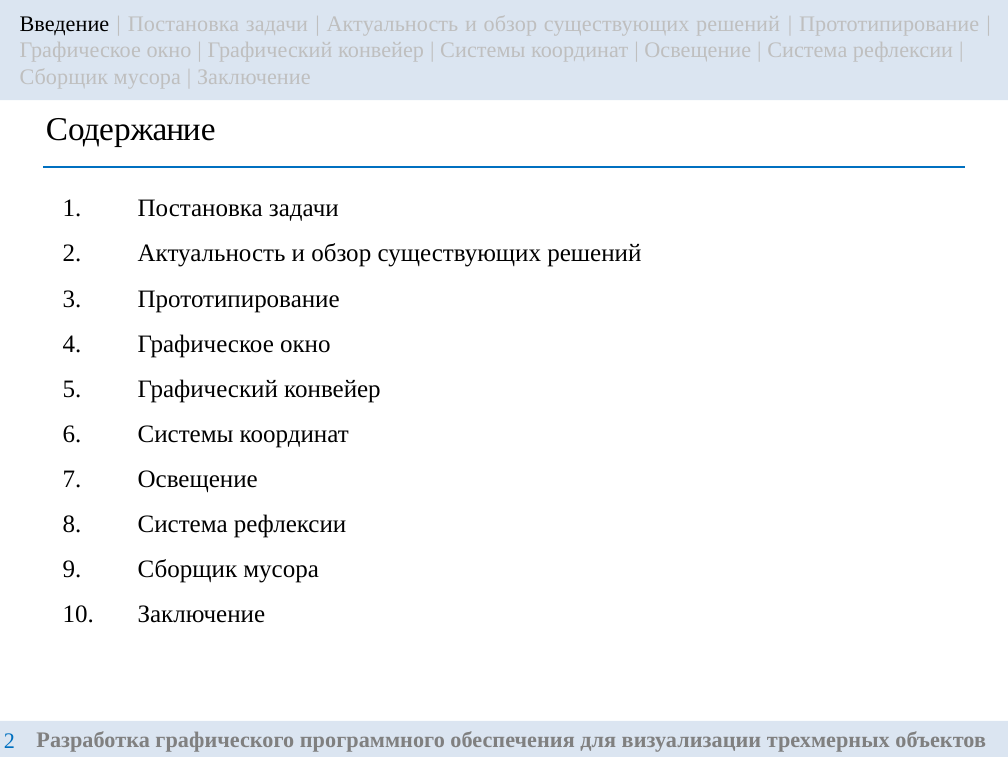
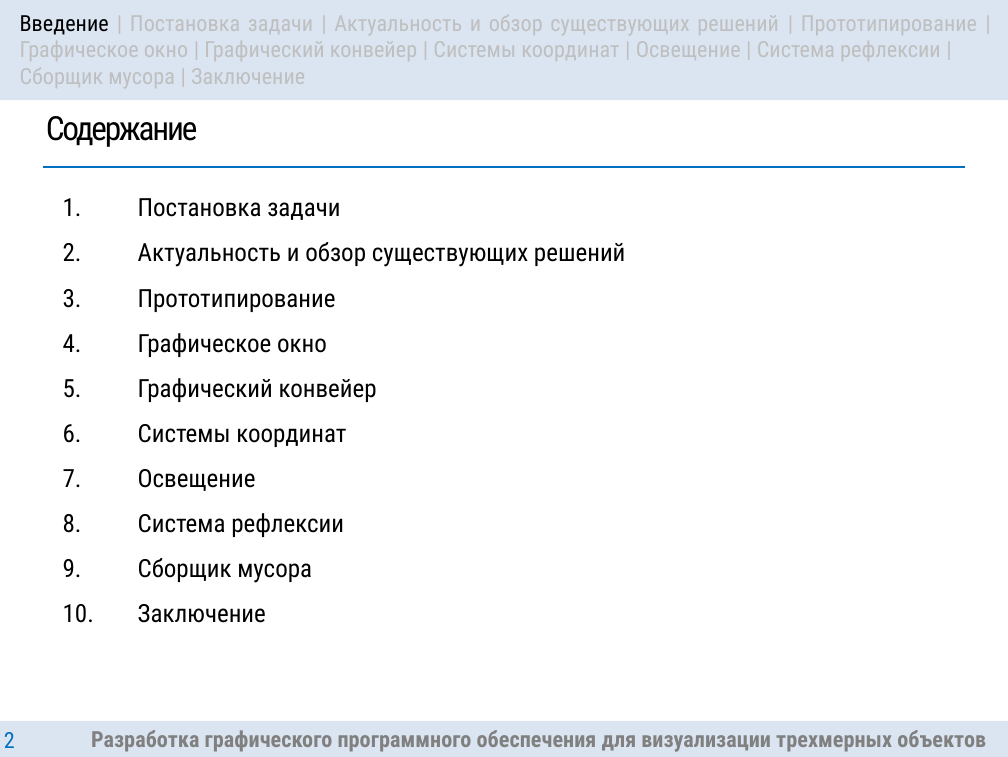
Before and after one commit to DanielDaVinci/Diploma, a slide deck: slide 2 of MIMAPS/presentation/Presentation.pptx. Drawn at 1008x757 pixels with LibreOffice and Linux fonts; fonts in the diff are those of the drawing. Boxes give left, top, right and bottom in pixels: in the first picture for what was removed or moved away, otherwise in the second. Text is boxed around its words. In the diff, an @@ line names an element or a change of style, - is before the commit and + after.

```diff
--- a/MIMAPS/presentation/Presentation.pptx
+++ b/MIMAPS/presentation/Presentation.pptx
@@ title "Содержание" at bbox=[46, 116, 198, 147]: font Times New Roman to Roboto Condensed; letter spacing -0.2 to -0.8 pt, letter spacing -0.3 to -0.8 pt, letter spacing -0.4 to -0.8 pt in "Содержание" @@
@@ font Times New Roman to Roboto Condensed in 4 elements at bbox=[0, 720, 1008, 756], bbox=[4, 732, 15, 748], bbox=[0, 0, 1008, 100], bbox=[138, 198, 626, 623] @@
```
Also in this commit, not shown: 12 other slides changed, 2 other files.
